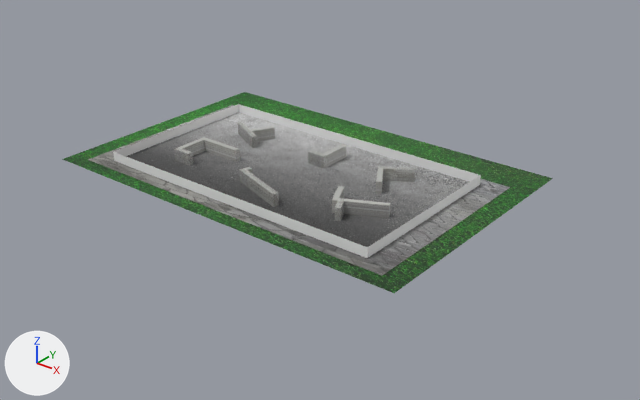
Two versions of the glTF model PaintDrive/src/assets/3dModels/mapa.glb, one commit apart.
Both versions are drawn from a camera (50 mm lens) standing at (102.1, -119.6, 70.3) and looking at (3.9, 3.2, -5.8). Lighting does not change. The marker at lower left points along +X, +Y and +Z. The first picture is the older version. Where no turn or scale is listed for an object, it has been applied to the vertices.
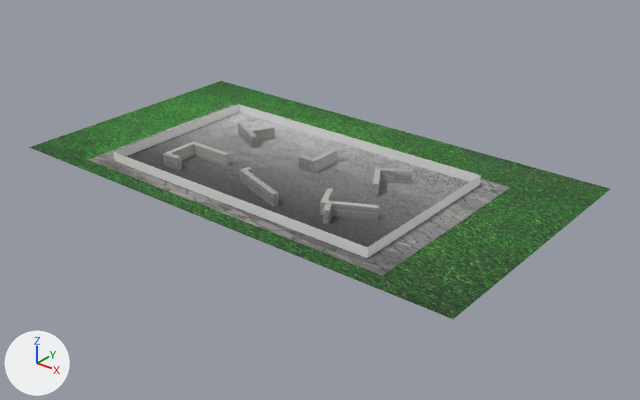
Commit message: Final
Finally

Location of each change, (x1, y1, x2, y2) in pixels of the pictures (640 x 400 px):
'Plane.002', moved, rescaled (19% wider, 18% taller)
    before: (63, 92, 553, 293)
    after: (29, 81, 610, 319)
'Cube.003', moved
    before: (332, 186, 390, 221)
    after: (320, 188, 379, 224)
'Cube.005', moved
    before: (174, 137, 240, 166)
    after: (163, 141, 230, 170)
'Cube.004', moved
    before: (376, 166, 415, 194)
    after: (373, 168, 412, 196)
'Cube', moved
    before: (308, 145, 346, 168)
    after: (298, 149, 337, 173)

Patch to the scene script:
```diff
--- a/PaintDrive/src/assets/3dModels/mapa.glb.py
+++ b/PaintDrive/src/assets/3dModels/mapa.glb.py
@@ ob_cube @@
 ob_cube = bpy.data.objects.new('Cube', me_cube_017)
-ob_cube.location = (0.6, 5.9, 1.2)
+ob_cube.location = (0.6, 2.9, 1.2)
@@ ob_cube_003 @@
 ob_cube_003 = bpy.data.objects.new('Cube.003', me_cube_019)
-ob_cube_003.location = (18.3, -9.5, 1.2)
+ob_cube_003.location = (17.3, -11.5, 1.2)
@@ ob_cube_004 @@
 ob_cube_004 = bpy.data.objects.new('Cube.004', me_cube_020)
-ob_cube_004.location = (16.4, 9.2, 1.2)
+ob_cube_004.location = (16.4, 8.2, 1.2)
@@ ob_cube_005 @@
 ob_cube_005 = bpy.data.objects.new('Cube.005', me_cube_021)
-ob_cube_005.location = (-20.0, -9.6, 1.2)
+ob_cube_005.location = (-20.0, -12.6, 1.2)
 ob_cube_005.rotation_euler = (0.0, 3.142, 1.566)  # degrees (0, 180, 90)
@@ ob_plane_002 @@
 ob_plane_002 = bpy.data.objects.new('Plane.002', me_plane_002)
-ob_plane_002.location = (-0.5, 2.9, -0.2)
+ob_plane_002.location = (-0.5, 3.9, -0.2)
 ob_plane_002.rotation_euler = (0.0, 0.0, 1.566)  # degrees (0, 0, 90)
-ob_plane_002.scale = (26.7, 40.5, 39.9)
+ob_plane_002.scale = (28.2, 51.0, 39.9)
```
